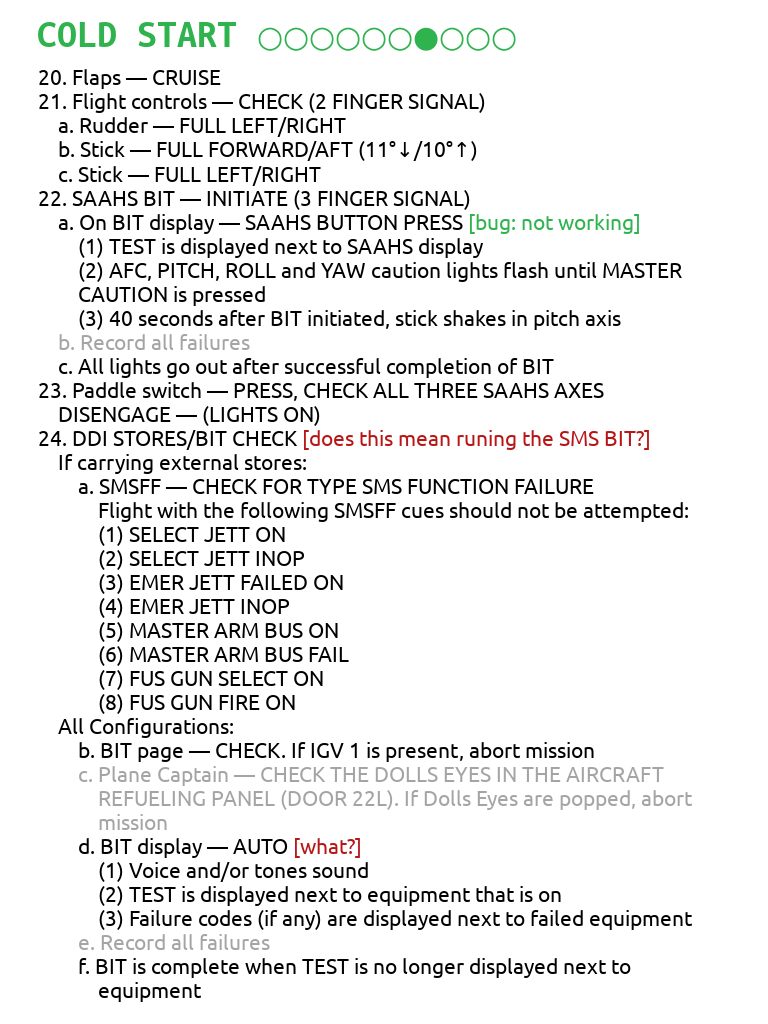
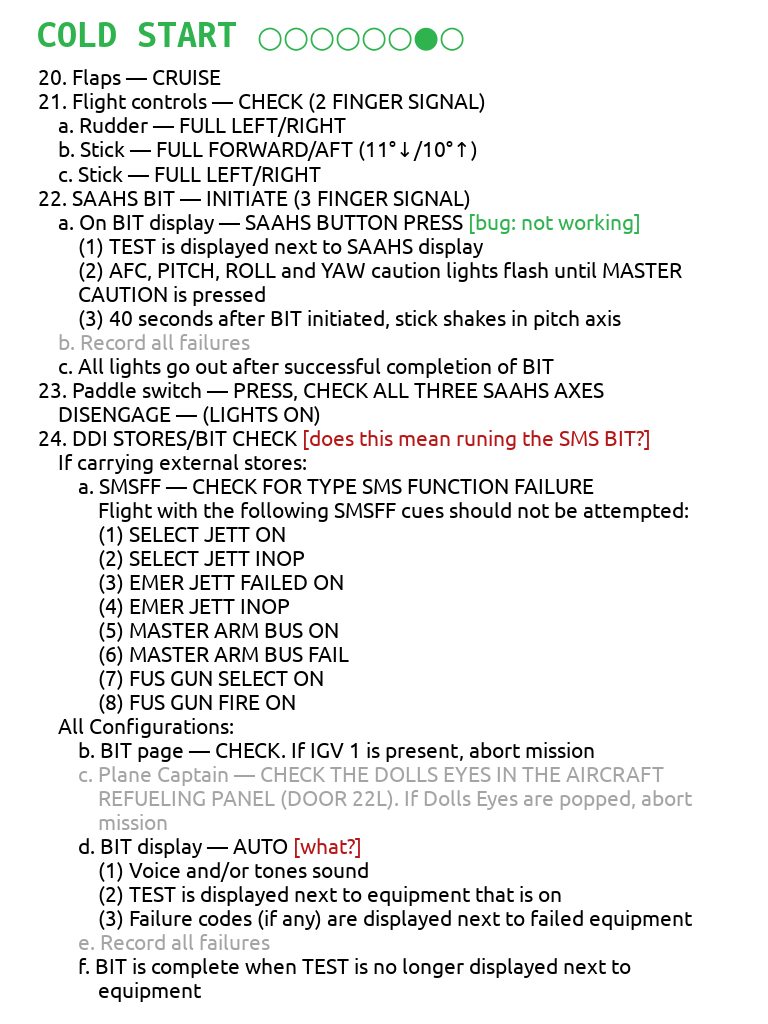
Revision of a layered 768 × 1024 image; what changed, layer by layer:
renamed "COLD START ○○○○○○●○○○" to "COLD START ○○○○○○●○", painted on it over left=466, top=27, right=516, bottom=51
